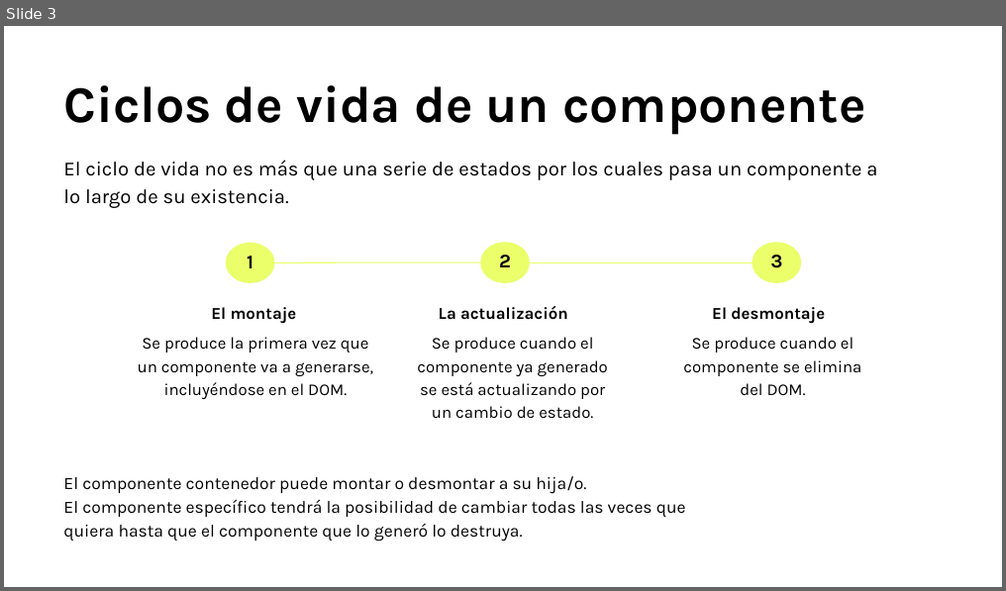
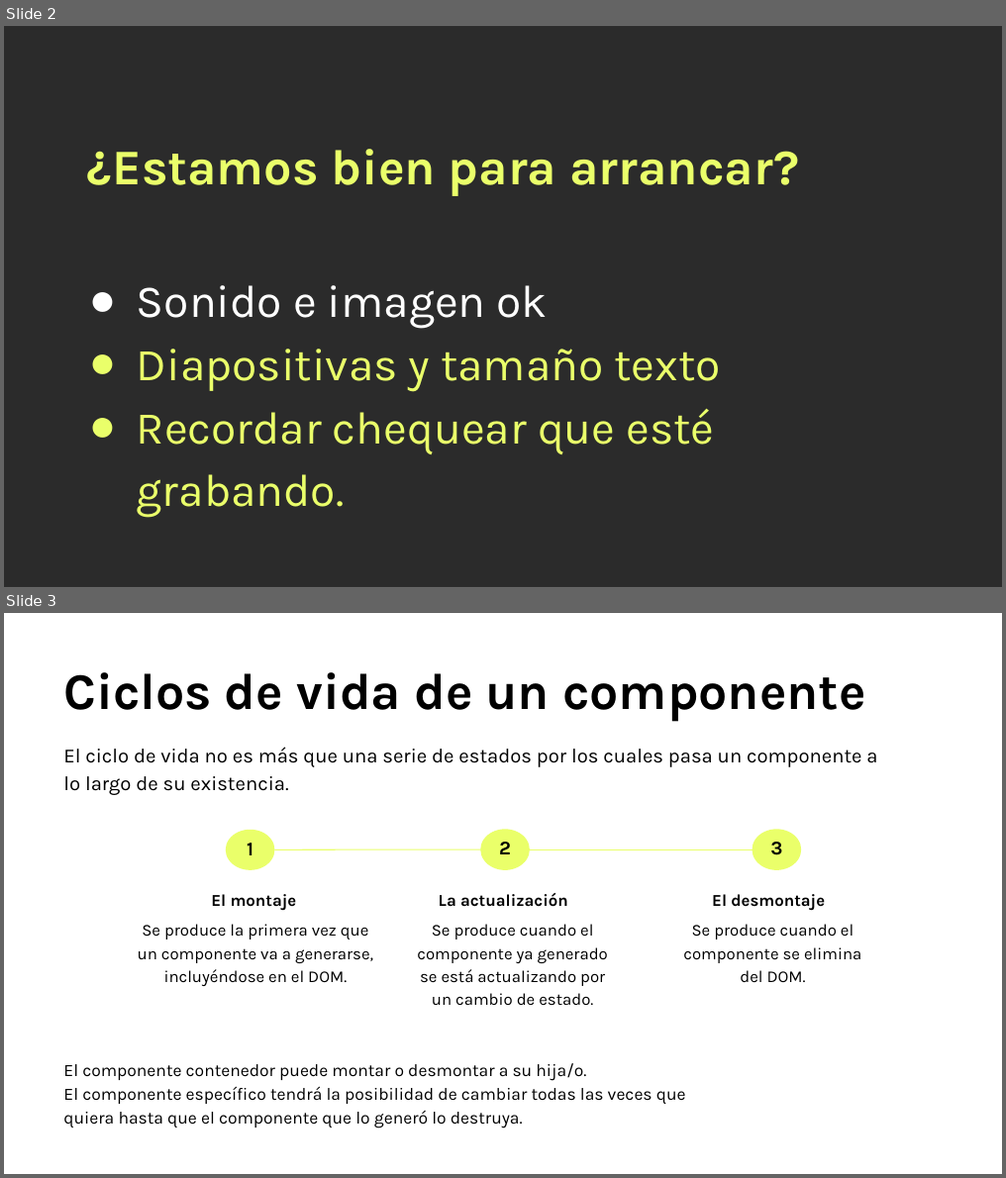
Before and after one commit to Arturogrottoli/Project-React-Js, a slide deck: Clase03/React 3 v.end.pptx. Shown one above the other, each under a label of ours: slide 3 before the commit, slides 2 and 3 after it. The pictures are 1006x591 and 1006x1178 pixels, drawn with LibreOffice and Linux fonts; fonts in the diff are those of the drawing; background and template pictures are left out; a plain dark background stands for a picture behind light text. Boxes give left, top, right and bottom in pixels: in the first picture for what was removed or moved away, otherwise in the second. Text is boxed around its words. In the diff, an @@ line names an element or a change of style, - is before the commit and + after.

```diff
--- a/Clase03/React 3 v.end.pptx
+++ b/Clase03/React 3 v.end.pptx
@@ slide 2 added at (4, 26, 1002, 587), background picture (left out) @@
@@ text added at (86, 149, 799, 517), 33 pt, text #EAFF6A @@
+¿Estamos bien para arrancar?
+● Sonido e imagen ok
+● Diapositivas y tamaño texto
+● Recordar chequear que esté grabando.
```
Also in this commit, not shown: 1 slide changed, 1 slide removed, 1 other file.
